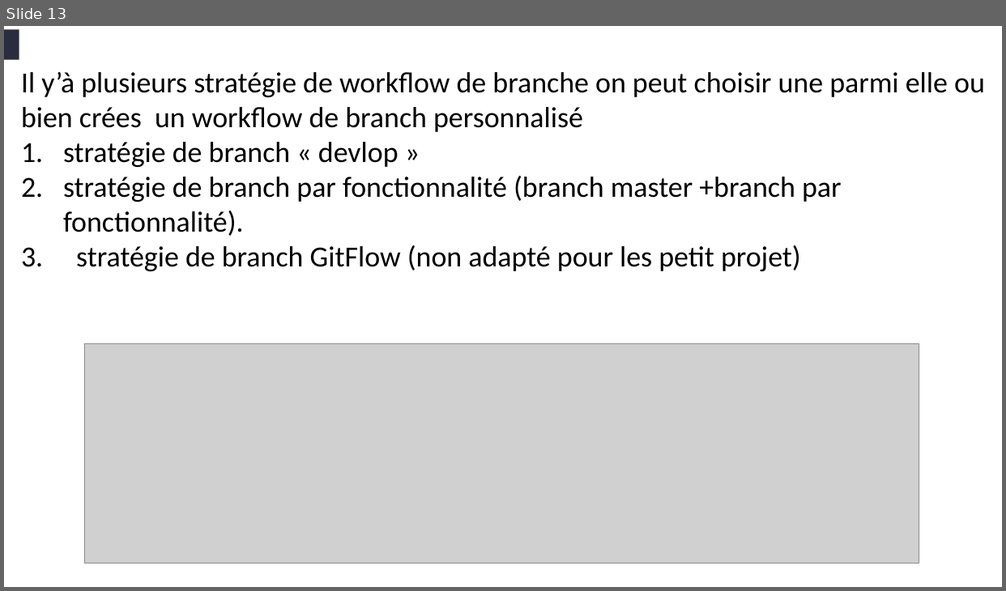
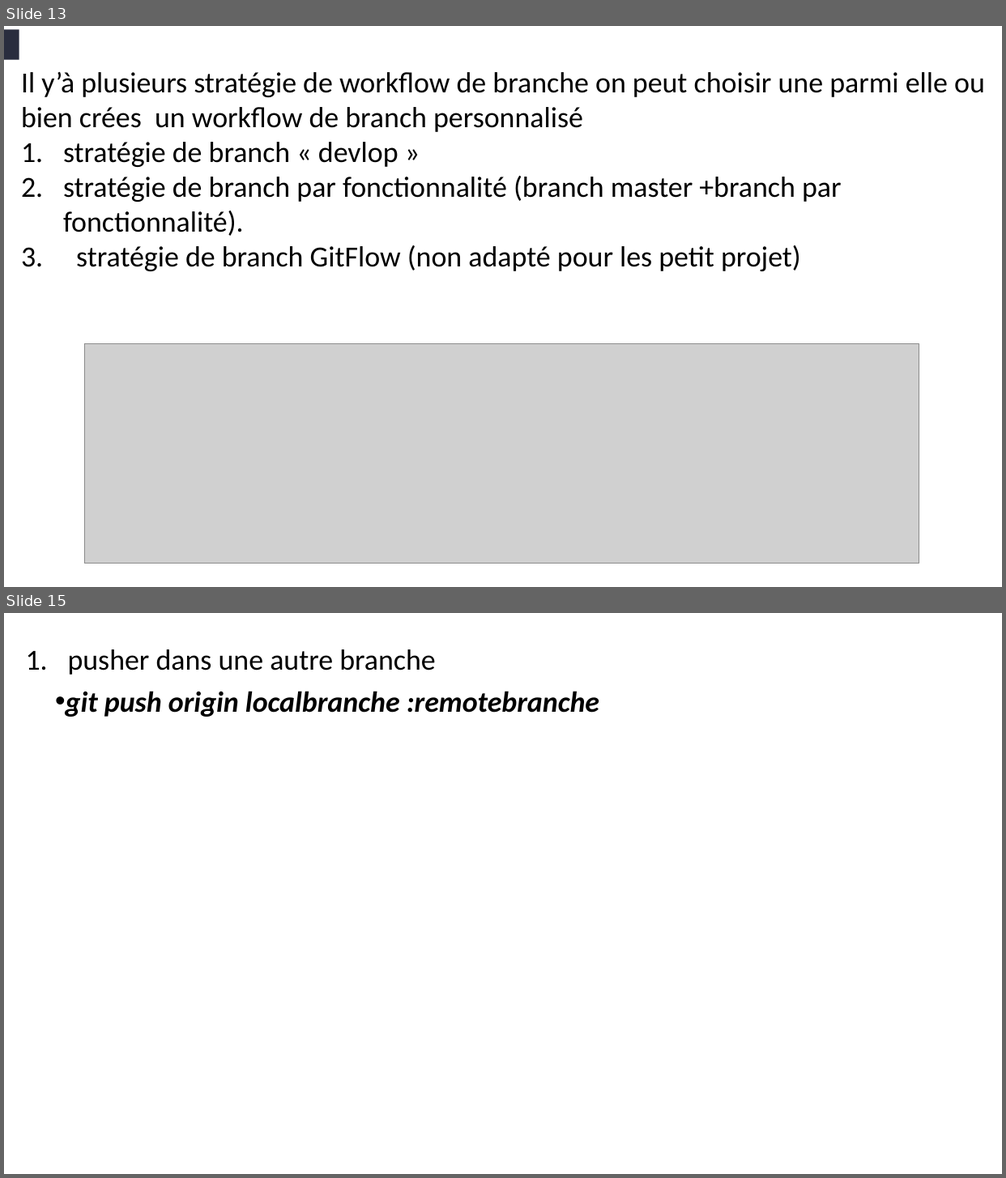
Before and after one commit to belakebiboussad/form, a slide deck: Formation Git.pptx. Shown one above the other, each under a label of ours: slide 13 before the commit, slides 13 and 15 after it; the slides between them are not shown. The pictures are 1006x591 and 1006x1178 pixels, drawn with LibreOffice and Linux fonts; fonts in the diff are those of the drawing; grey boxes stand for pictures. Boxes give left, top, right and bottom in pixels: in the first picture for what was removed or moved away, otherwise in the second. Text is boxed around its words. In the diff, an @@ line names an element or a change of style, - is before the commit and + after.

```diff
--- a/Formation Git.pptx
+++ b/Formation Git.pptx
@@ slide 15 added at [4, 613, 1002, 1174], background #FFFFFF @@
@@ text added at [66, 649, 599, 717], 28 pt, text #000000, bold, italic @@
+1. pusher dans une autre branche
+• git push origin localbranche :remotebranche
```
Also in this commit, not shown: 2 slides changed, 1 other slide added, 1 slide removed, 1 other file.
